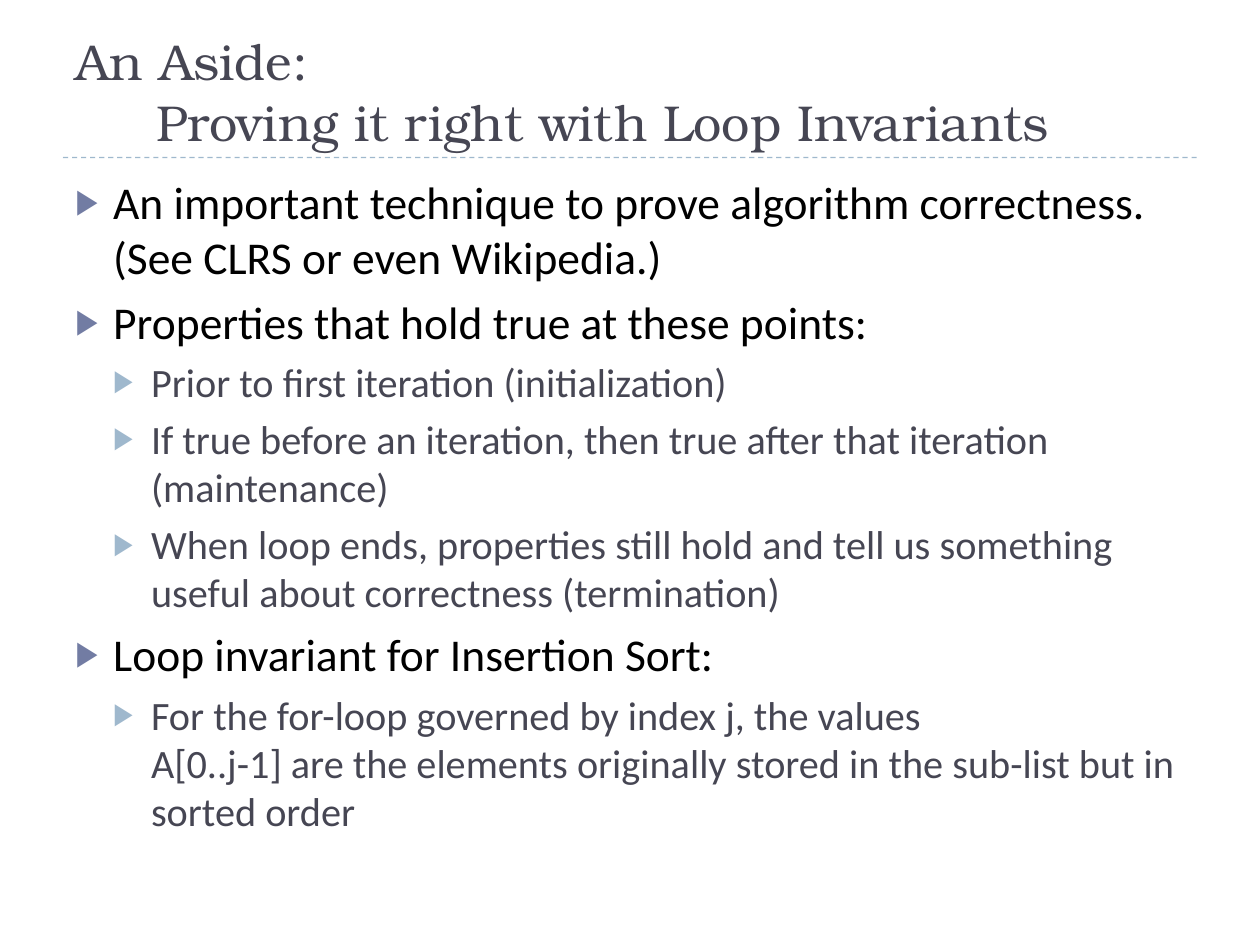
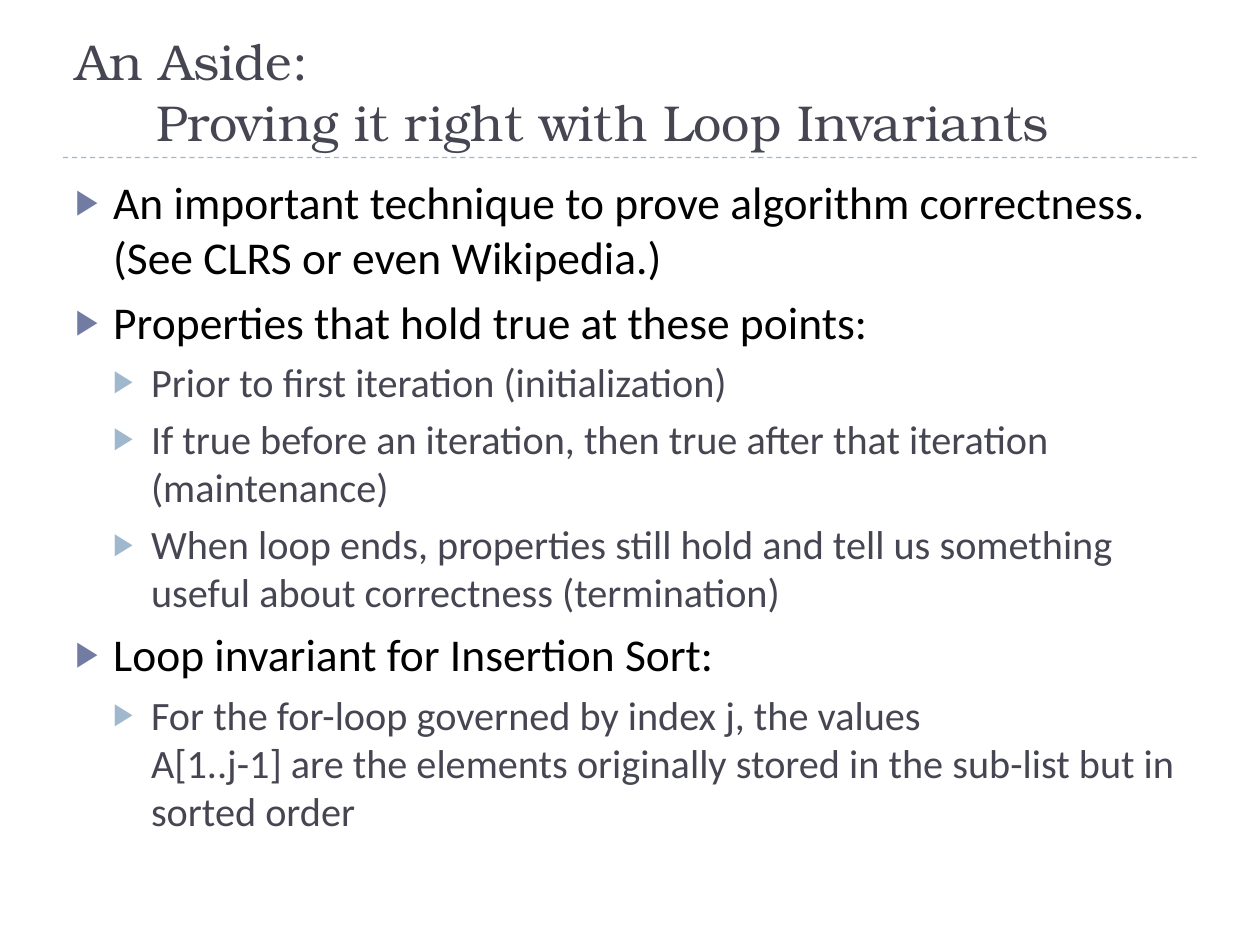
Before and after one commit to uva-cs/cs4102-f21, a slide deck: slide 12 of slides/sorting-intro-f21.pptx. Drawn at 1260x945 pixels with LibreOffice and Linux fonts; fonts in the diff are those of the drawing. Boxes give left, top, right and bottom in pixels: in the first picture for what was removed or moved away, otherwise in the second. Text is boxed around its words. In the diff, an @@ line names an element or a change of style, - is before the commit and + after.

```diff
--- a/slides/sorting-intro-f21.pptx
+++ b/slides/sorting-intro-f21.pptx
@@ text at (x1=151, y1=702, x2=1174, y2=827): text changed @@
-  ▶ For the for-loop governed by index j, the values
-    A[0..j-1] are the elements originally stored in the sub-list but in sorted order
+  ▶ For the for-loop governed by index j, the values
+    A[1..j-1] are the elements originally stored in the sub-list but in sorted order
```
Also in this commit, not shown: 1 other slide changed, 1 other file.
